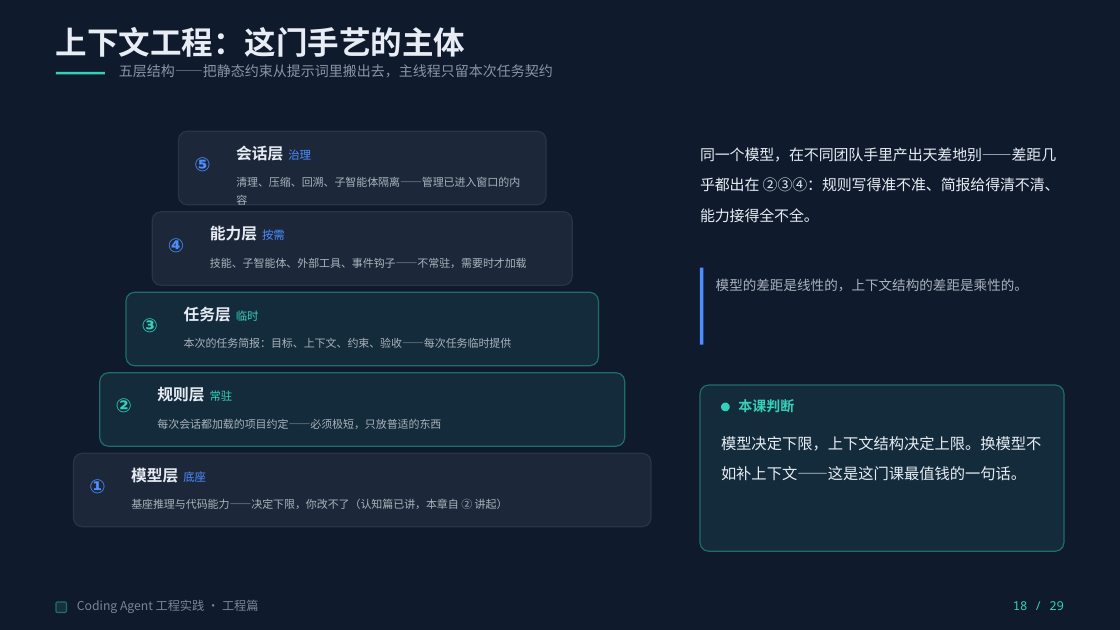
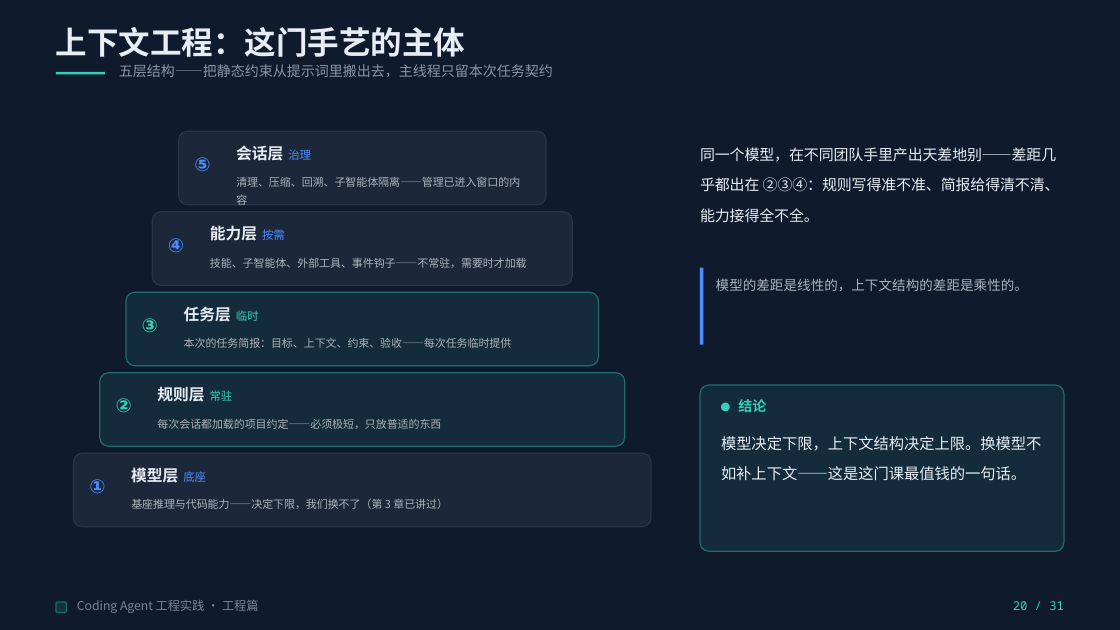
Before and after one commit to Yqghlx/AI_Learn, a slide deck: slide 20 of Coding Agent 实战指南/Coding Agent 工程实践（通用版）.pptx (slide 18 before the commit). Drawn at 1120x630 pixels with LibreOffice and Linux fonts; fonts in the diff are those of the drawing. Boxes give left, top, right and bottom in pixels: in the first picture for what was removed or moved away, otherwise in the second. Text is boxed around its words. In the diff, an @@ line names an element or a change of style, - is before the commit and + after.

```diff
--- a/Coding Agent 实战指南/Coding Agent 工程实践（通用版）.pptx
+++ b/Coding Agent 实战指南/Coding Agent 工程实践（通用版）.pptx
@@ text at box(738, 399, 766, 412): text changed @@
-本课判断
+结论
@@ text at box(131, 499, 448, 509): text changed @@
-基座推理与代码能力——决定下限，你改不了（认知篇已讲，本章自 ② 讲起）
+基座推理与代码能力——决定下限，我们换不了（第 3 章已讲过）
@@ text at box(1013, 601, 1064, 610): text changed @@
-18 / 29
+20 / 31
```
Also in this commit, not shown: 27 other slides changed, 2 slides added, 6 other files.
